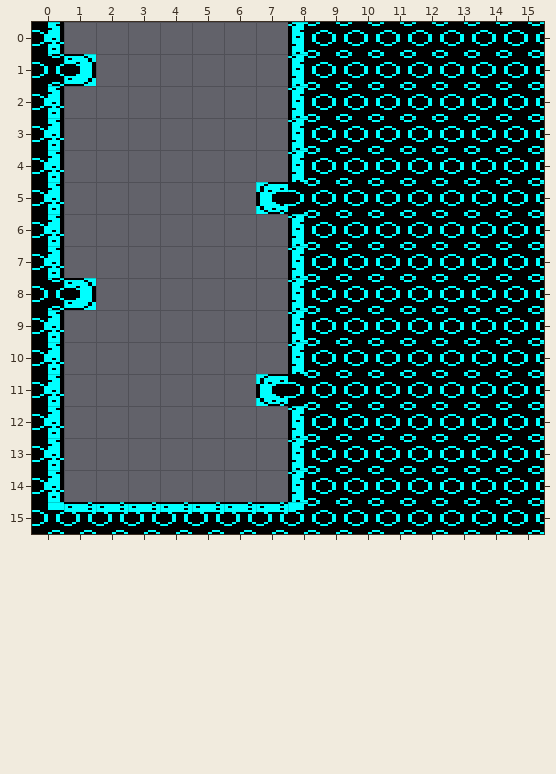
One commit to this Tiled map: levels/level4/room01.tmx. This is how it looked before the edit.
Cells are 16x16 px. Shown: x 0..15, y 0..15.
Once edited:
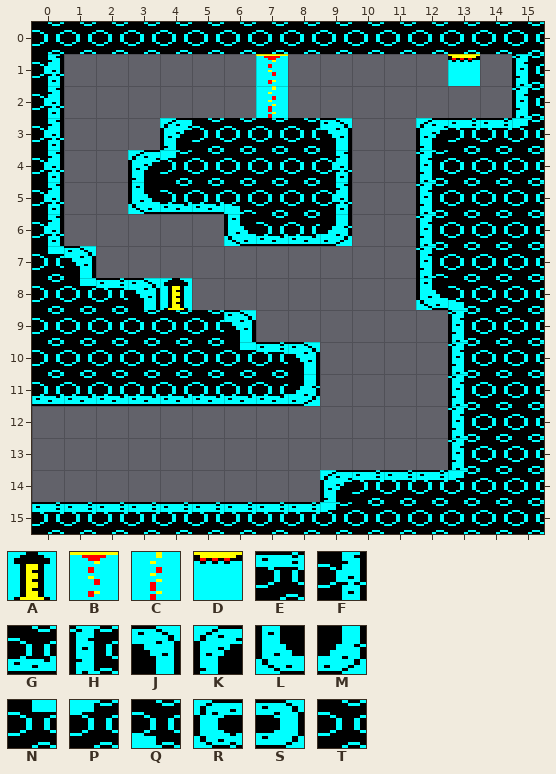
Key: from "Porthole": A 1, B 12, C 13, D 14, E 32, F 33, G 34, H 35, J 36, K 37, L 38, M 39, N 40, P 41, Q 42, R 44, S 46, T 53.
_ is an empty cell.
What changed:
Layer "Tile Layer 1":
There is now tile A in row 8 at x 4.
There is now tile B in row 1 at x 7.
There is now tile C in row 2 at x 7.
The edit turns tile T into tile D in row 1 at x 13.
The edit turns tile N into tile E in row 15 at x 0.
The edit turns tile P into tile E in row 15 at x 8.
The edit turns tile T into tile E in row 3 at x 13 to 14; in row 14 at x 10 to 12.
There is now tile E in row 8 at x 2; in row 10 at x 7.
The edit turns tile T into tile F in row 1 at x 0; in rows 4 to 5 at x 9.
The edit turns tile F into tile G in row 11 at x 0.
The edit turns tile H into tile G in row 6 at x 8.
The edit turns tile R into tile G in row 11 at x 7.
There is now tile G in row 5 at x 4 to 5; in row 6 at x 7; in row 11 at x 1 to 6.
The edit turns tile T into tile H in rows 1 to 2 at x 15; in rows 4 to 7 at x 12; in rows 9 to 13 at x 13.
The edit turns tile H into tile J in row 10 at x 8.
The edit turns tile T into tile J in row 3 at x 9.
There is now tile J in row 7 at x 1; in row 8 at x 3; in row 9 at x 6.
The edit turns tile T into tile K in row 3 at x 12; in row 14 at x 9.
There is now tile K in row 3 at x 4; in row 4 at x 3.
The edit turns tile T into tile L in row 8 at x 12.
There is now tile L in row 5 at x 3; in row 6 at x 6.
The edit turns tile T into tile M in row 6 at x 9; in row 11 at x 8.
The edit turns tile F into tile N in row 7 at x 0.
The edit turns tile S into tile N in row 8 at x 1.
There is now tile N in row 10 at x 6.
The edit turns tile T into tile P in row 3 at x 15; in row 14 at x 13; in row 15 at x 9.
There is now tile P in row 4 at x 4.
The edit turns tile T into tile Q in row 8 at x 13.
There is now tile Q in row 5 at x 6.
The edit turns tile F into tile T in row 0 at x 0; in rows 9 to 10 at x 0.
The edit turns tile H into tile T in row 0 at x 8; in rows 3 to 4 at x 8.
The edit turns tile R into tile T in row 5 at x 7.
There is now tile T in row 0 at x 1 to 7; in rows 3 to 4 at x 5 to 7; in rows 9 to 10 at x 1 to 5.
The edit erases tile F in rows 12 to 14 at x 0.
The edit erases tile H in rows 1 to 2 at x 8; in rows 7 to 9 at x 8; in rows 12 to 14 at x 8.
The edit erases tile S in row 1 at x 1.
The edit erases tile T in row 1 at x 9 to 12 and 14; in row 2 at x 9 to 14; in rows 3 to 6 at x 10 to 11; in rows 7 to 8 at x 9 to 11; in rows 9 to 13 at x 9 to 12.
